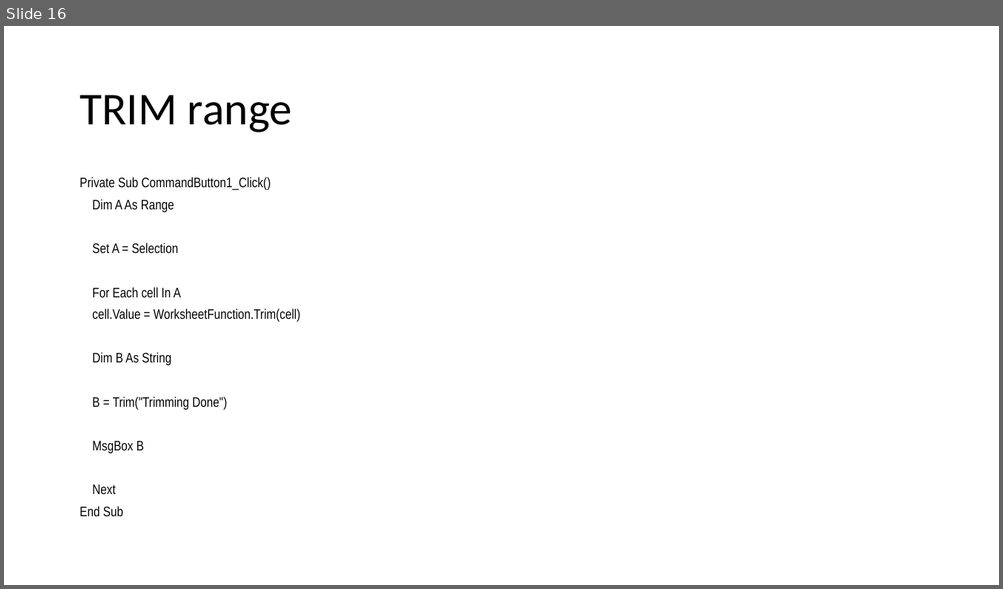
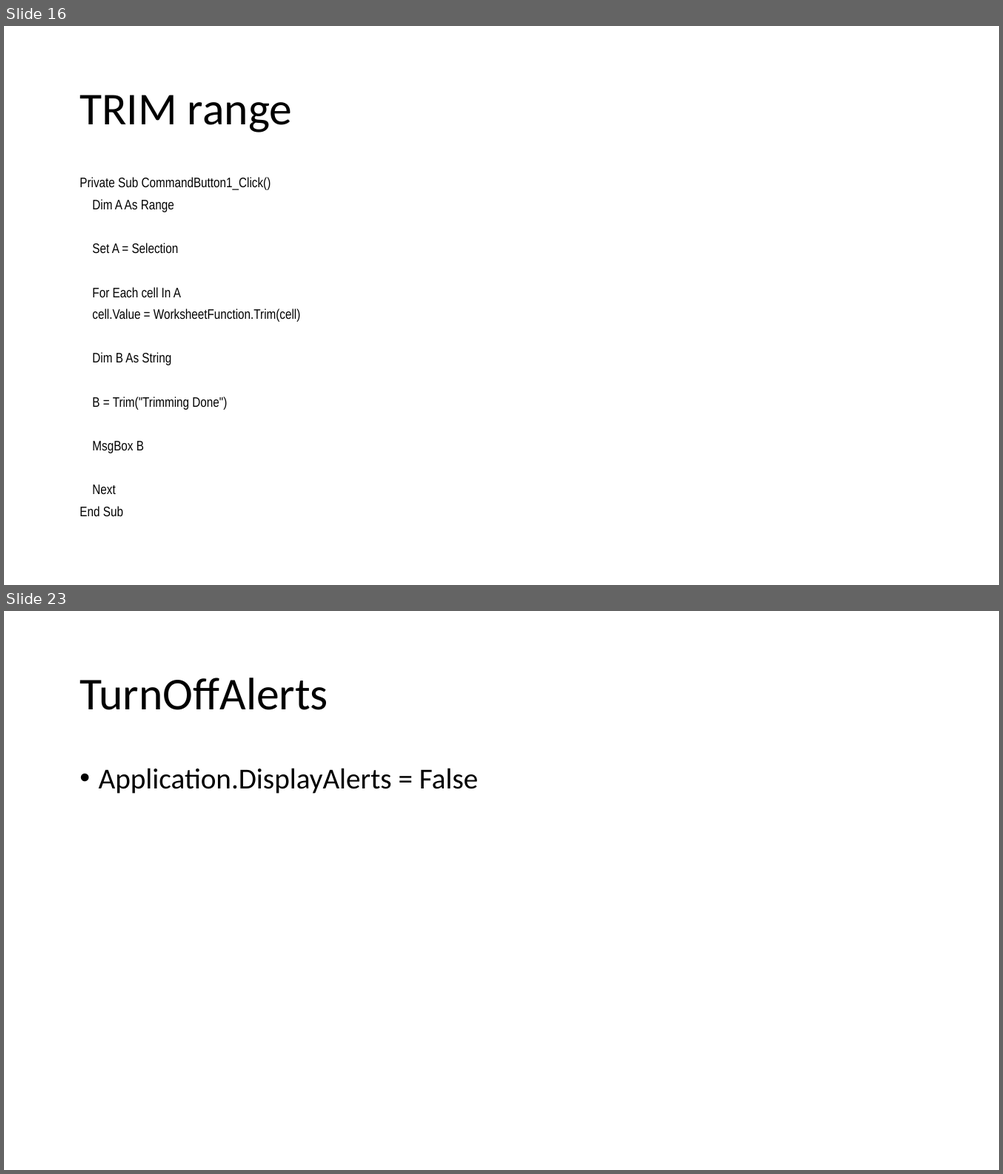
Before and after one commit to daoxuantruong/Demo, a slide deck: VBA_Basic.pptx. Shown one above the other, each under a label of ours: slide 16 before the commit, slides 16 and 23 after it; the slides between them are not shown. The pictures are 1003x589 and 1003x1174 pixels, drawn with LibreOffice and Linux fonts; fonts in the diff are those of the drawing. Boxes give left, top, right and bottom in pixels: in the first picture for what was removed or moved away, otherwise in the second. Text is boxed around its words. In the diff, an @@ line names an element or a change of style, - is before the commit and + after.

```diff
--- a/VBA_Basic.pptx
+++ b/VBA_Basic.pptx
@@ slide 23 added at [4, 611, 999, 1170], background #FFFFFF @@
@@ title added at [79, 678, 327, 710], 44 pt, text #000000 @@
+TurnOffAlerts
@@ text added at [99, 768, 478, 794], 28 pt, text #000000 @@
+• Application.DisplayAlerts = False
```
Also in this commit, not shown: 23 other slides added, 7 other files.
